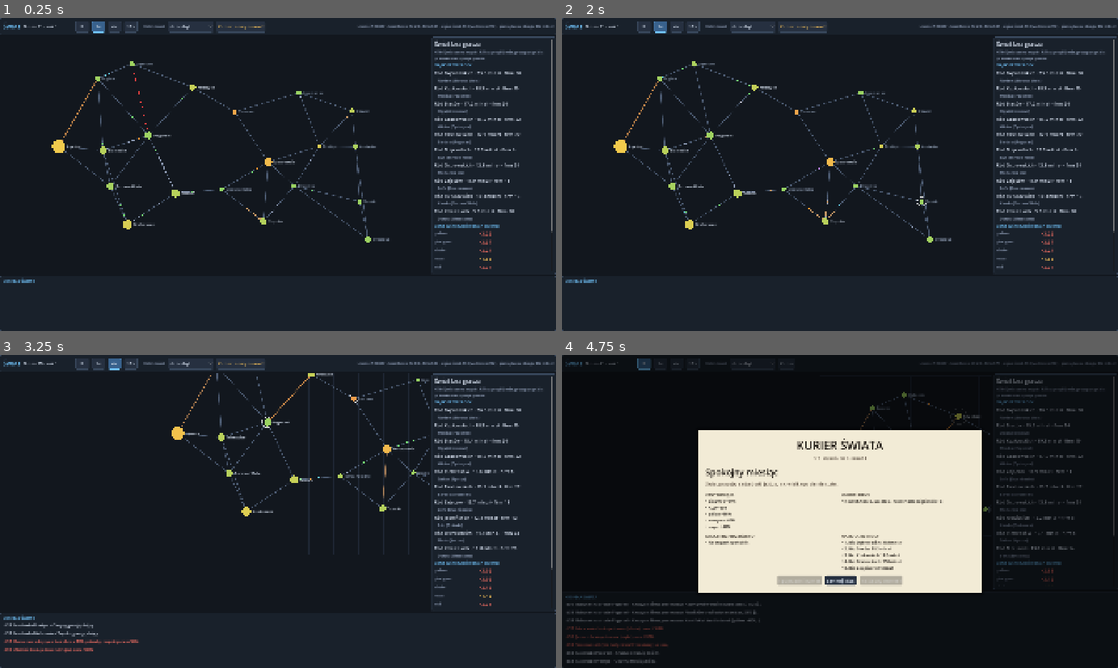
Above: before the commit, frames 1-4 (two rows, left to right).
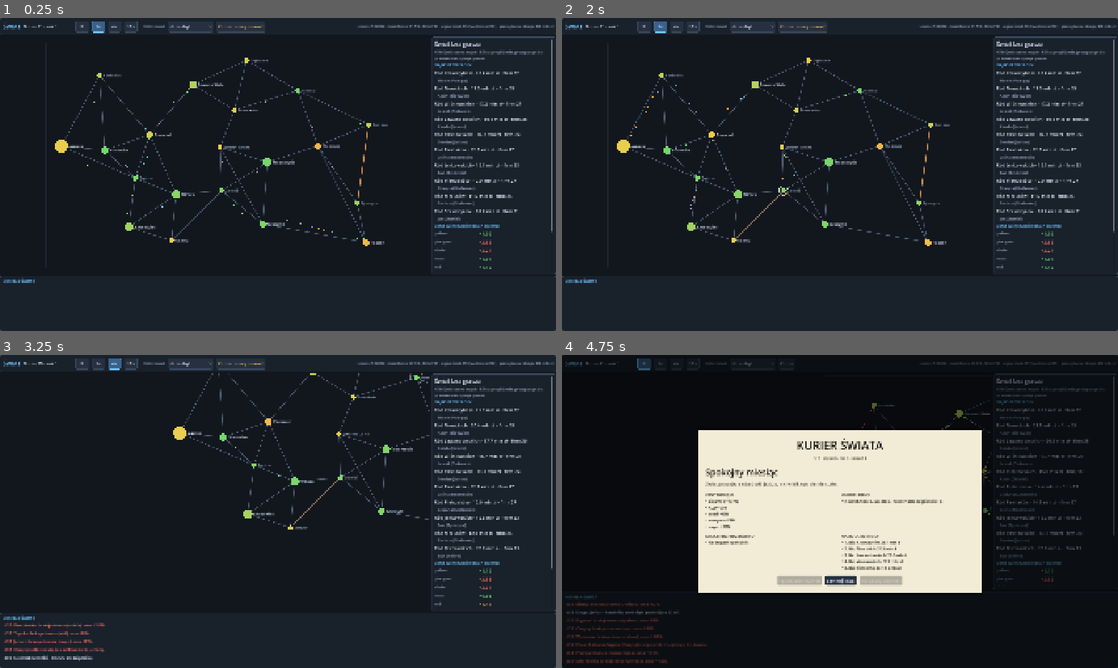
Above: after the commit, the same moments.

Repository: dwdzdc/dynastia
Game: Godot game, scene res://game/economy_view.tscn
The game is run twice, just before and just after one commit, with the same random seed, the same clock (stepped at 60 frames per second) and the same inputs.
Inputs (mouse positions are in pixels of both pictures, inside the frame that each line leads up to):
- Up to frame 1 (0.25 s): no input
- Up to frame 2 (2 s): click "⏸" at 0.5 s; click "1×" at 1.25 s
- Up to frame 3 (3.25 s): click "4×" at 2 s; tap Enter at 2.75 s; drag from (216, 492) to (333, 442) at 2.77 s
- Up to frame 4 (4.75 s): drag from (728, 527) to (812, 574) at 3.52 s; move the mouse to (895, 442) at 4.27 s; hold D from 4.28 s (still down); tap K at 4.35 s

The runs differ from the first frame. In frame 1, 4.1% of the frame differs, in the area x 9-98%, y 2-81%; in frame 2, 4.1%; in frame 3, 3.8%; in frame 4, 2.2%.

Commit message:
R1: zwarta mapa 48x32 km, drogi jako lamane, ciezarowki jada po lamanych i dojezdzaja w chwili przyjazdu
Co-Authored-By: Claude Opus 5.5 <noreply@anthropic.com>

Diff:
--- a/data/economy.json
+++ b/data/economy.json
@@ -2,8 +2,11 @@
 	"world": {
 		"seed": 7,
 		"city_count": 20,
-		"map_size": [1400, 900],
-		"min_city_distance": 140,
+		"map_size": [48, 32],
+		"min_city_distance": 5.5,
+		"map_margin": 0.05,
+		"road_bends": 3,
+		"road_wobble": 0.12,
 		"route_neighbors": 3,
 		"route_detour": 1.15,
 		"city_tiers": [
@@ -143,12 +146,12 @@
 
 	"transport": {
 		"truck_capacity": 5000,
-		"speed_km_per_day": 450,
-		"fuel_per_km": 0.25,
-		"tank_km": 4000,
-		"reserve_km": 1200,
+		"speed_km_per_day": 100,
+		"fuel_per_km": 7.0,
+		"tank_km": 140,
+		"reserve_km": 40,
 		"stuck_days_to_canister": 4,
-		"canister_fee_per_km": 2.0,
+		"canister_fee_per_km": 60.0,
 		"driver_wage_mult": 1.2,
 		"min_profit": 150,
 		"sell_discount": 0.9,
@@ -194,7 +197,7 @@
 		"growth_per_month": 0.002,
 		"prosperity_growth": 0.006,
 		"migration_share": 0.02,
-		"migration_max_km": 500
+		"migration_max_km": 18
 	},
 
 	"events": {
--- a/sim/econ/econ_logistics.gd
+++ b/sim/econ/econ_logistics.gd
@@ -12,7 +12,7 @@
 	var now := float(w.day)
 	# 1. Przyjazdy.
 	for tr: EconTruck in w.trucks.values():
-		if tr.moving and tr.arrive_time < now + 1.0:
+		if tr.moving and tr.arrive_time <= now:
 			_arrive(w, tr, tp)
 	# 2. Pensje kierowców.
 	for b: EconBusiness in w.businesses.values():
--- a/sim/econ/econ_map.gd
+++ b/sim/econ/econ_map.gd
@@ -18,7 +18,7 @@
 			pops.append(roundf(w.rng.next_float(float(r[0]), float(r[1]))))
 	var count := mini(int(p["city_count"]), pops.size())
 	var min_d := float(p["min_city_distance"])
-	var margin := 60.0
+	var margin := minf(size.x, size.y) * float(p.get("map_margin", 0.05))
 	for i in count:
 		var pos := Vector2.ZERO
 		for attempt in 400:
@@ -32,6 +32,7 @@
 				break
 		w.cities.append(EconCity.new(i, str(names[i % names.size()]), pos, pops[i]))
 	_routes(w, int(p["route_neighbors"]), float(p["route_detour"]))
+	_bend_roads(w, int(p.get("road_bends", 0)), float(p.get("road_wobble", 0.0)))
 	_resources(w, p["resources"], int(p["min_cities_per_resource"]))
 	compute_distances(w)
 
@@ -75,6 +76,26 @@
 	w.routes.append(r)
 	w.cities[a].routes.append(r.id)
 	w.cities[b].routes.append(r.id)
+
+
+# Drogi jako łamane: kilka punktów pośrednich odsuniętych w bok (deterministycznie).
+# Długość drogi = długość łamanej.
+static func _bend_roads(w: EconWorld, bends: int, wobble: float) -> void:
+	for r: EconRoute in w.routes:
+		var a: Vector2 = w.cities[r.a].pos
+		var b: Vector2 = w.cities[r.b].pos
+		var side := (b - a).orthogonal().normalized()
+		var pts := PackedVector2Array([a])
+		for i in bends:
+			var t := float(i + 1) / float(bends + 1)
+			var off := w.rng.next_float(-wobble, wobble) * a.distance_to(b) * sin(t * PI)
+			pts.append(a.lerp(b, t) + side * off)
+		pts.append(b)
+		r.points = pts
+		var km := 0.0
+		for i in pts.size() - 1:
+			km += pts[i].distance_to(pts[i + 1])
+		r.length = km
 
 
 static func _find(parent: Array[int], i: int) -> int:
--- a/sim/econ/econ_route.gd
+++ b/sim/econ/econ_route.gd
@@ -8,6 +8,7 @@
 var a: int
 var b: int
 var length: float
+var points: PackedVector2Array = PackedVector2Array()   # łamana od miasta a do b (km)
 var closed_until: int = -1
 var closed_reason: String = ""
 var danger: float = 0.0
@@ -24,5 +25,24 @@
 	return b if city_id == a else a
 
 
+# Punkt na drodze po przejechaniu `km` od miasta `from_id`.
+func point_at(from_id: int, km: float) -> Vector2:
+	var pts := points if from_id == a else _reversed()
+	var left := km
+	for i in pts.size() - 1:
+		var seg := pts[i].distance_to(pts[i + 1])
+		if left <= seg:
+			return pts[i].lerp(pts[i + 1], left / maxf(seg, 1e-6))
+		left -= seg
+	return pts[pts.size() - 1]
+
+
+func _reversed() -> PackedVector2Array:
+	var r := PackedVector2Array()
+	for i in range(points.size() - 1, -1, -1):
+		r.append(points[i])
+	return r
+
+
 func is_closed(day: int) -> bool:
 	return day < closed_until
--- a/sim/econ/econ_world.gd
+++ b/sim/econ/econ_world.gd
@@ -204,9 +204,8 @@
 	var cur := tr.city_id
 	for rid: int in tr.path:
 		var r: EconRoute = routes[rid]
-		var nxt := r.other(cur)
 		if target <= r.length:
-			return cities[cur].pos.lerp(cities[nxt].pos, target / maxf(r.length, 1e-6))
+			return r.point_at(cur, target)
 		target -= r.length
-		cur = nxt
+		cur = r.other(cur)
 	return cities[tr.to_city].pos
Not shown, changed: progress.md
